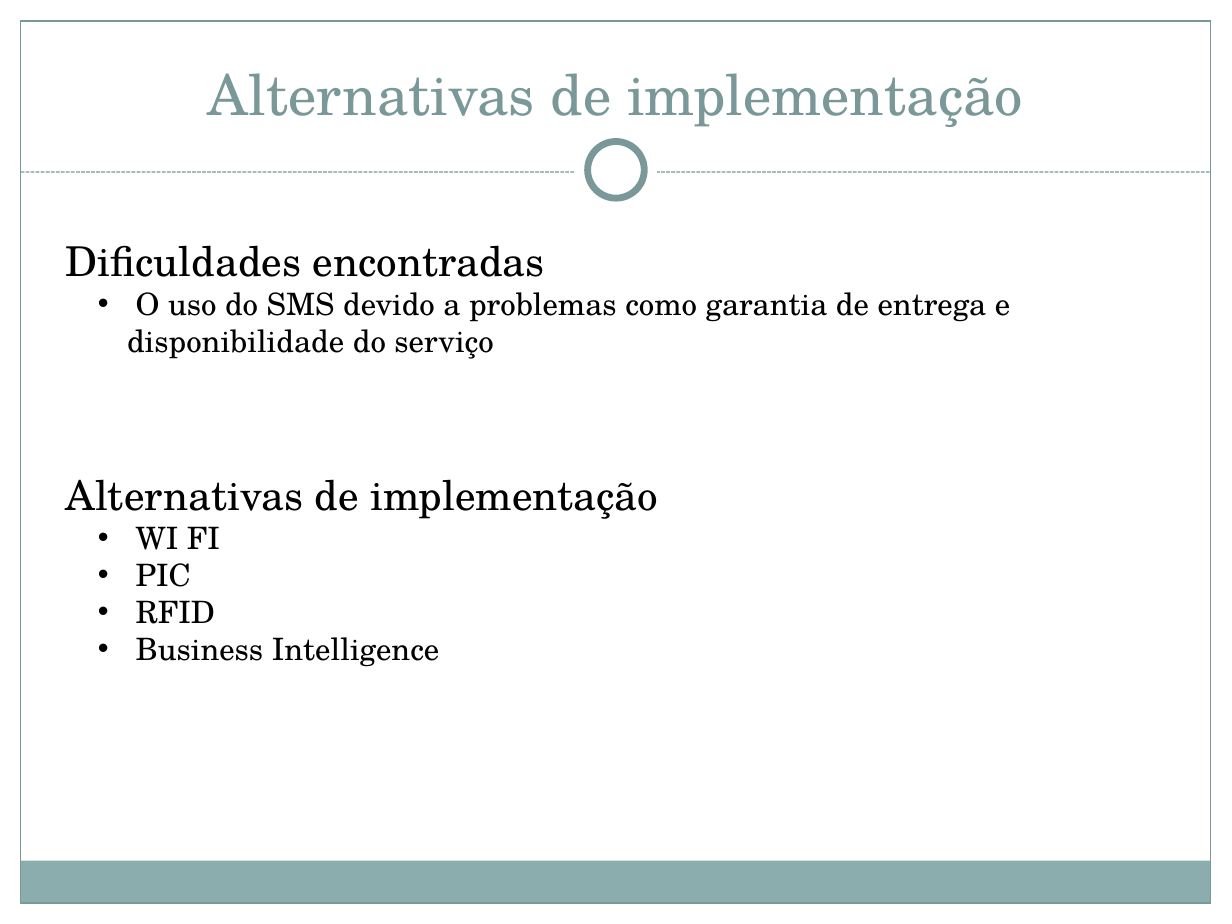
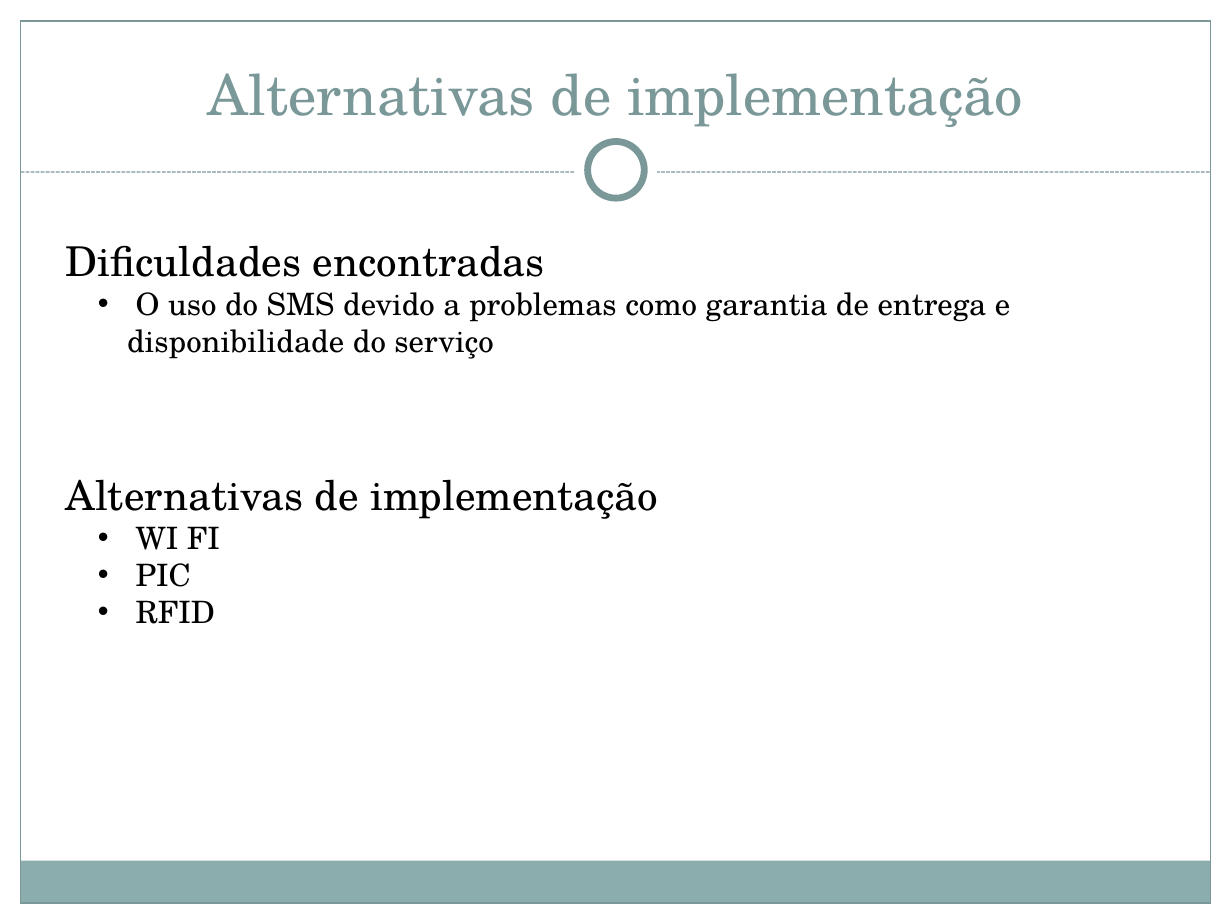
Before and after one commit to herberton/projetof1, a slide deck: slide 13 of wiki/Apresentação/Apresentação Final.pptx (slide 9 before the commit). Drawn at 1232x924 pixels with LibreOffice and Linux fonts; fonts in the diff are those of the drawing. Boxes give left, top, right and bottom in pixels: in the first picture for what was removed or moved away, otherwise in the second. Text is boxed around its words. In the diff, an @@ line names an element or a change of style, - is before the commit and + after.

```diff
--- a/wiki/Apresentação/Apresentação Final.pptx
+++ b/wiki/Apresentação/Apresentação Final.pptx
@@ text at (136,637,440,667): paragraph removed @@
-  • Business Intelligence
```
Also in this commit, not shown: 5 other slides changed, 5 slides added.
